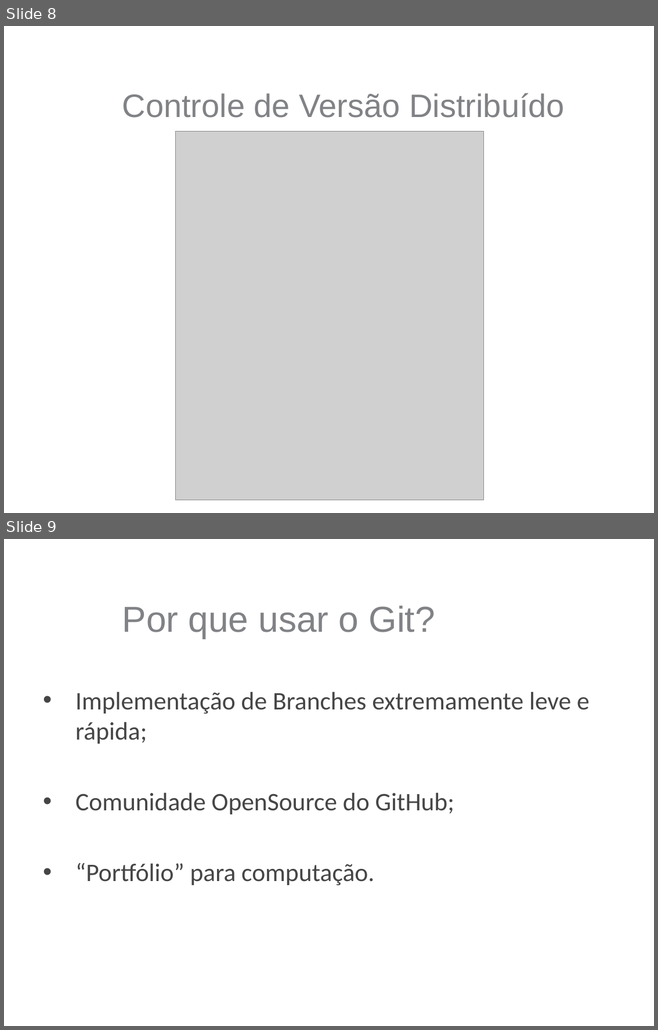
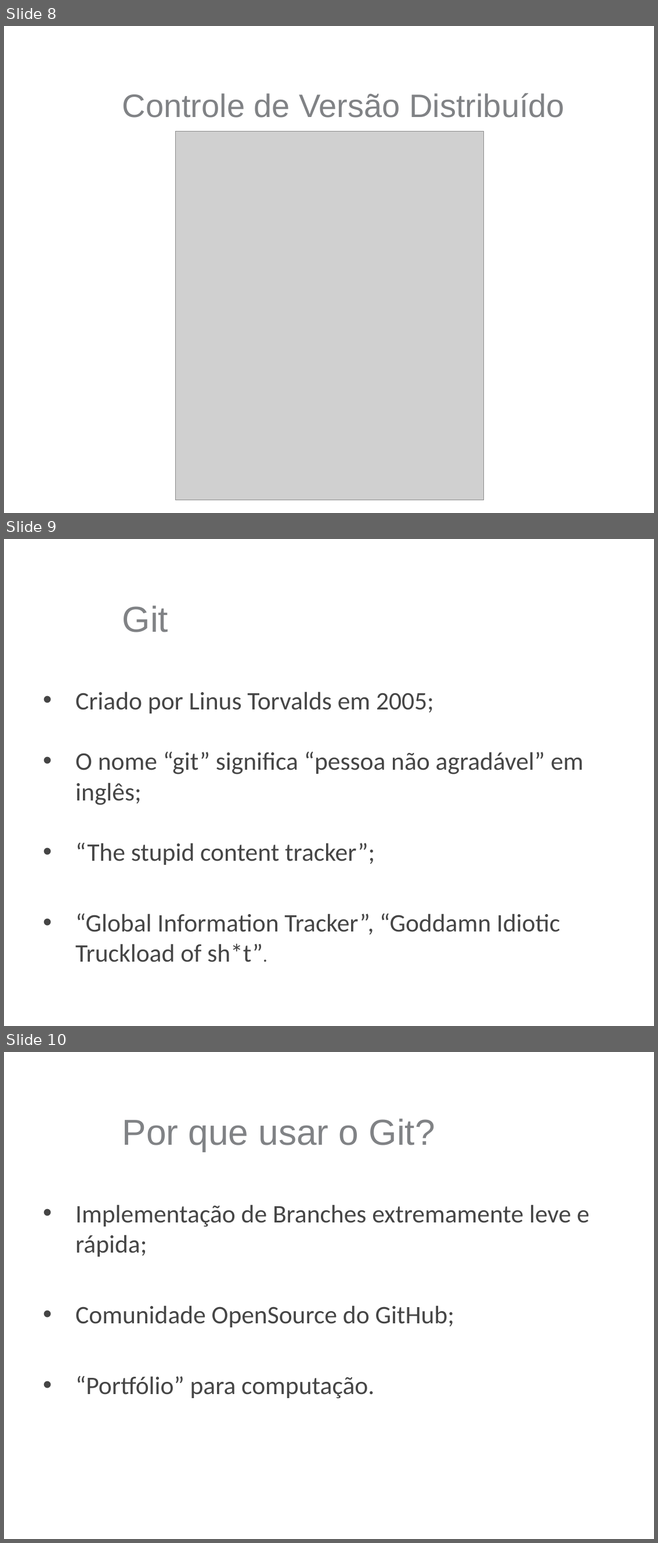
Before and after one commit to marcelocordeiro/Git-Minicurso, a slide deck: Slides.pptx. Shown one above the other, each under a label of ours: slides 8 and 9 before the commit, slides 8, 9 and 10 after it. The pictures are 658x1030 and 658x1543 pixels, drawn with LibreOffice and Linux fonts; fonts in the diff are those of the drawing; grey boxes stand for pictures; background and template pictures are left out. Boxes give left, top, right and bottom in pixels: in the first picture for what was removed or moved away, otherwise in the second. Text is boxed around its words. In the diff, an @@ line names an element or a change of style, - is before the commit and + after.

```diff
--- a/Slides.pptx
+++ b/Slides.pptx
@@ slide 9 added at (x1=4, y1=539, x2=654, y2=1026), background picture (left out) @@
@@ title added at (x1=122, y1=606, x2=168, y2=632), 40 pt, text #808285 @@
+Git
@@ text added at (x1=75, y1=692, x2=583, y2=962), 28 pt, text #454545 @@
+• Criado por Linus Torvalds em 2005;
+• O nome “git” significa “pessoa não agradável” em inglês;
+• “The stupid content tracker”;
+• “Global Information Tracker”, “Goddamn Idiotic Truckload of sh*t”.
@@ what was slide 9 is now slide 10 @@
```
Also in this commit, not shown: 10 slides changed, 3 slides removed.
